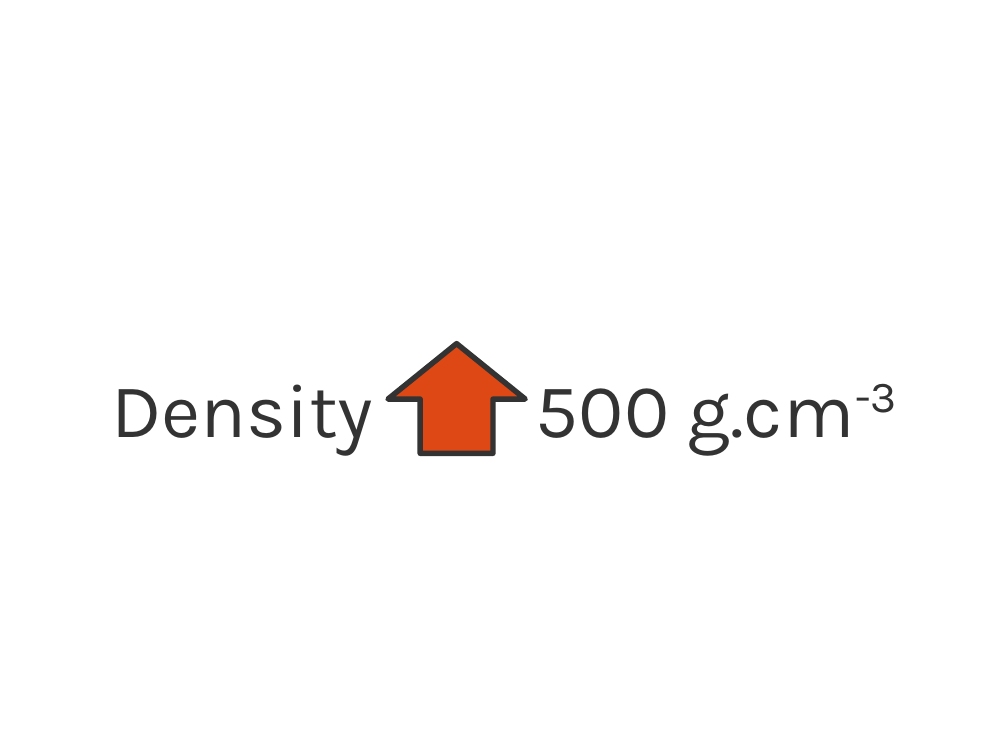
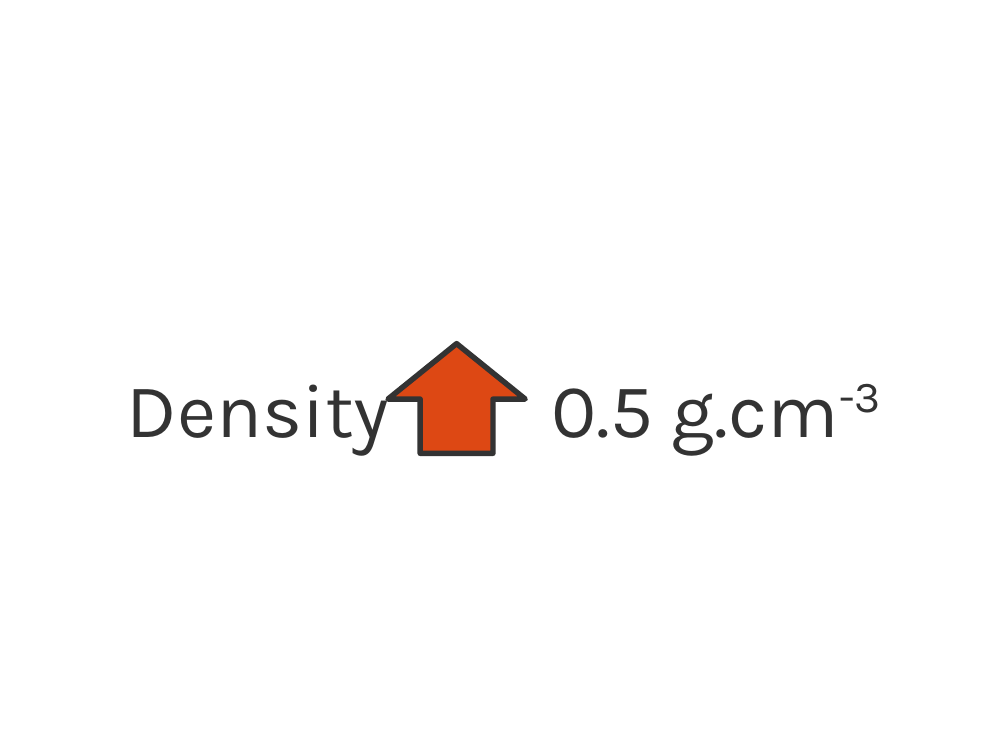
Before and after one commit to leouieda/gghs2012, a slide deck: slide 66 of presentation/uieda_barbosa_gghs2012.odp (slide 67 before the commit). Drawn at 1008x756 pixels with LibreOffice and Linux fonts; fonts in the diff are those of the drawing; background and template pictures are left out. Boxes give left, top, right and bottom in pixels: in the first picture for what was removed or moved away, otherwise in the second. Text is boxed around its words. In the diff, an @@ line names an element or a change of style, - is before the commit and + after.

```diff
--- a/presentation/uieda_barbosa_gghs2012.odp
+++ b/presentation/uieda_barbosa_gghs2012.odp
@@ title at box(127, 383, 880, 455): text changed @@
-Density 500 g.cm-3
+Density 0.5 g.cm-3
```
Also in this commit, not shown: 2 other slides changed, 1 slide added, 2 slides removed, 1 other file.
